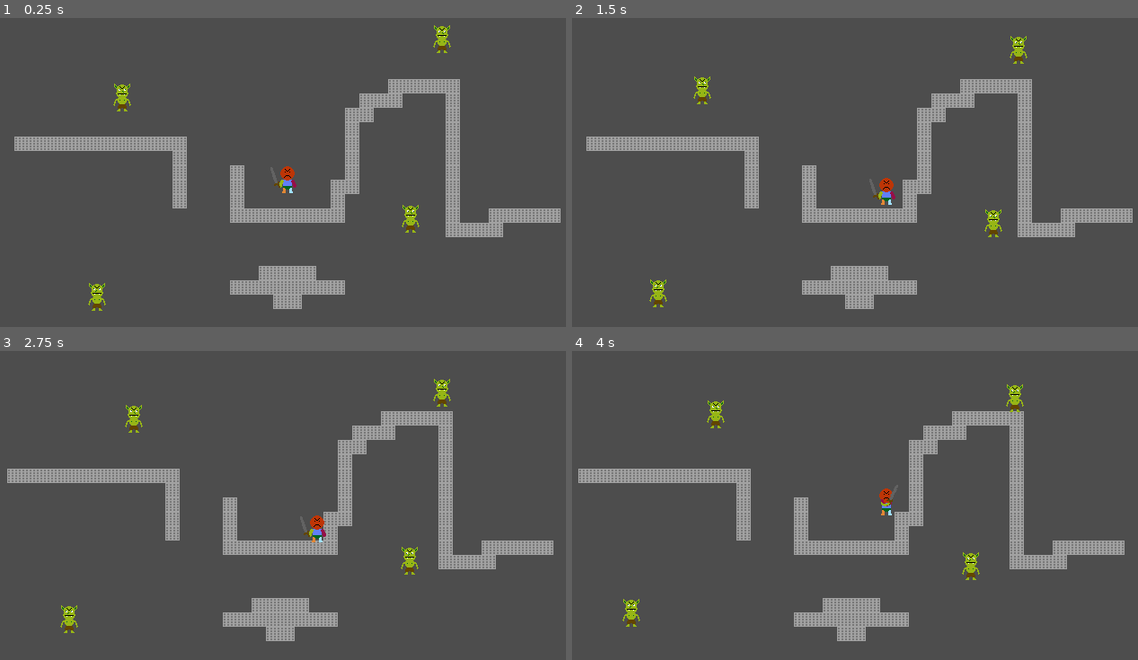
Above: before the commit, frames 1-4 (two rows, left to right).
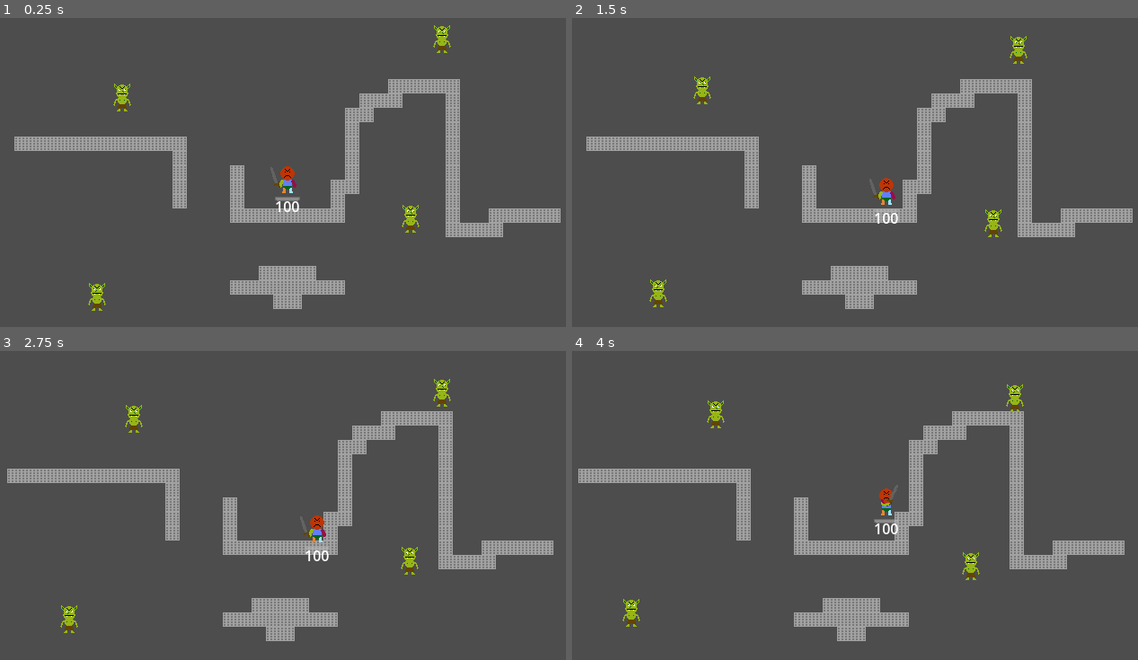
Above: after the commit, the same moments.

Repository: BrandonManuel/dungeon-crawl
Game: Godot game, scene res://Assets/Scenes/game.tscn
Same seed, same stepped clock (60 frames per second), same inputs: the game is played once before the commit and once after it.
Inputs (mouse positions are in pixels of both pictures, inside the frame that each line leads up to):
- Up to frame 1 (0.25 s): no input
- Up to frame 2 (1.5 s): move the mouse to (985, 163) at 0.52 s; hold D (move_right) 0.53-1.28 s; click (985, 163) at 0.6 s; move the mouse to (741, 197) at 1.27 s; hold S (move_down) from 1.28 s (still down); tap Shift (block) at 1.35 s
- Up to frame 3 (2.75 s): move the mouse to (345, 440) at 2.02 s; release S (move_down) at 2.03 s; hold D (move_right) from 2.03 s (still down); right-click (345, 440) at 2.1 s
- Up to frame 4 (4 s): move the mouse to (832, 576) at 2.77 s; release D (move_right) at 2.78 s; hold W (move_up) 2.78-3.53 s; click (832, 576) at 2.85 s; move the mouse to (1030, 561) at 3.52 s; hold A (move_left) from 3.53 s (still down); hold Shift (block) from 3.53 s (still down)

The runs differ from the first frame. In frame 1, 0.1% of the frame differs, in the area x 48-54%, y 57-63%; in frame 2, less than 0.1%; in frame 3, less than 0.1%; in frame 4, 0.1%.

Commit message:
Added basic healthbar to player

Diff:
--- a/Assets/Scenes/player.tscn
+++ b/Assets/Scenes/player.tscn
@@ -7,6 +7,8 @@
 [ext_resource type="Texture2D" uid="uid://cg2jd6ieabb2k" path="res://Assets/Sprites/Parry.png" id="4_c3tg1"]
 [ext_resource type="PackedScene" uid="uid://cnetj2md2mlmx" path="res://Assets/Scenes/sword.tscn" id="4_t1xgp"]
 [ext_resource type="AudioStream" uid="uid://cge2khw8glnik" path="res://Assets/Sounds/player_hit.wav" id="6_w3t24"]
+[ext_resource type="Script" uid="uid://cmic4ln02uttk" path="res://Assets/Scripts/health_bar.gd" id="8_jp3cw"]
+[ext_resource type="Script" uid="uid://fowy36duvqt" path="res://Assets/Scripts/health_bar_label.gd" id="8_lerqx"]
 
 [sub_resource type="Animation" id="Animation_t1xgp"]
 length = 0.001
@@ -785,6 +787,39 @@
 [node name="ParryTimer" type="Timer" parent="." unique_id=1142008899]
 one_shot = true
 
+[node name="UI" type="Control" parent="." unique_id=1261418279]
+layout_mode = 3
+anchors_preset = 15
+anchor_right = 1.0
+anchor_bottom = 1.0
+grow_horizontal = 2
+grow_vertical = 2
+
+[node name="HealthBar" type="ProgressBar" parent="UI" unique_id=311149962]
+layout_mode = 0
+offset_left = 14.0
+offset_top = 19.0
+offset_right = 18.0
+offset_bottom = 47.0
+rotation = 1.5707964
+step = 1.0
+value = 100.0
+rounded = true
+fill_mode = 3
+show_percentage = false
+script = ExtResource("8_jp3cw")
+
+[node name="HealthBarLabel" type="Label" parent="UI" unique_id=900015372]
+layout_mode = 0
+offset_left = -49.0
+offset_top = 18.0
+offset_right = 50.0
+offset_bottom = 41.0
+text = "100"
+horizontal_alignment = 1
+vertical_alignment = 1
+script = ExtResource("8_lerqx")
+
 [connection signal="animation_finished" from="Visual/AnimationPlayer" to="." method="_on_animation_player_animation_finished"]
 [connection signal="area_entered" from="Hurtbox" to="." method="_on_hurtbox_area_entered"]
 
--- a/Assets/Scripts/goblin.gd
+++ b/Assets/Scripts/goblin.gd
@@ -31,6 +31,8 @@
 			particles.set(prop.name, preset.get(prop.name))
 
 func _ready() -> void:
+	damage = 20.0
+
 	var player_nodes = get_tree().get_nodes_in_group('player')
 	for player_node in player_nodes:
 		players.push_back(player_node as CharacterBody2D)
--- /dev/null
+++ b/Assets/Scripts/health_bar.gd
@@ -0,0 +1,13 @@
+extends ProgressBar
+
+@onready var player: Player = $"../.."
+
+# Called when the node enters the scene tree for the first time.
+func _ready() -> void:
+	pass # Replace with function body.
+
+
+# Called every frame. 'delta' is the elapsed time since the previous frame.
+func _process(delta: float) -> void:
+	max_value = player.max_health
+	value = player.health
--- /dev/null
+++ b/Assets/Scripts/health_bar_label.gd
@@ -0,0 +1,12 @@
+extends Label
+
+@onready var player: Player = $"../.."
+
+# Called when the node enters the scene tree for the first time.
+func _ready() -> void:
+	pass # Replace with function body.
+
+
+# Called every frame. 'delta' is the elapsed time since the previous frame.
+func _process(delta: float) -> void:
+	text = '%.0f' % player.health
--- a/Assets/Scripts/player.gd
+++ b/Assets/Scripts/player.gd
@@ -9,7 +9,8 @@
 @onready var parry_sprite: Sprite2D = $Visual/Parry
 
 @export var attack_delay: float = 0.0
-@export var health: float = 50.0
+@export var max_health: float = 100.0
+@export var health: float = 100.0
 @export var JOYSTICK_OFFSET: float = .2
 @export var KNOCKBACK_DECAY: float = 1000.0
 @export var BLOCK_DAMAGE_NEGATION: float = .5
Not shown, added: Assets/Scripts/health_bar.gd.uid
Not shown, added: Assets/Scripts/health_bar_label.gd.uid
